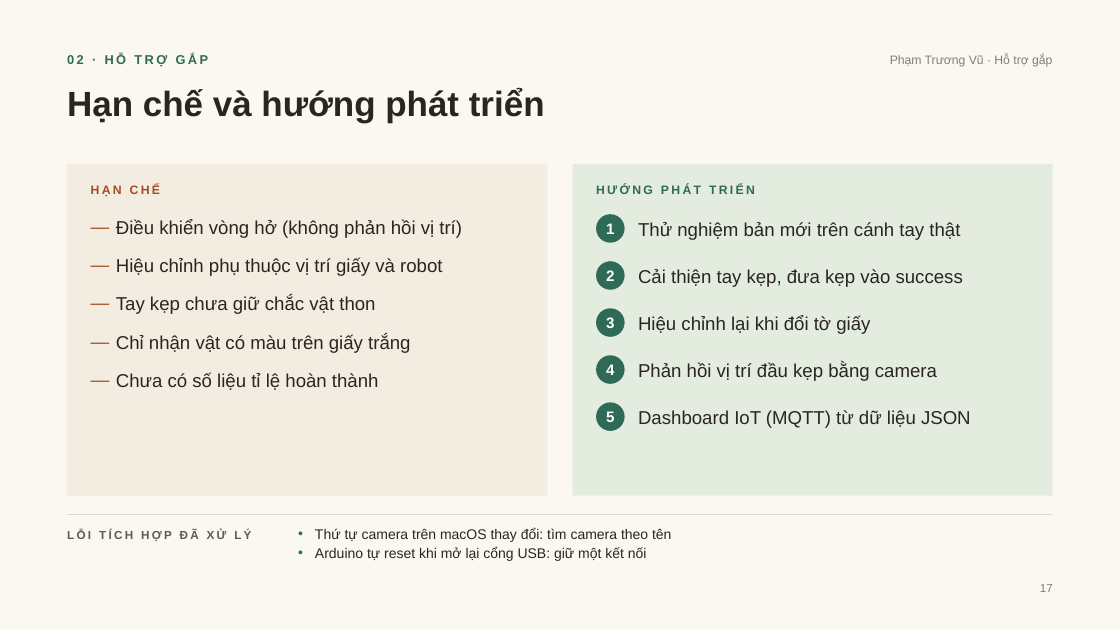
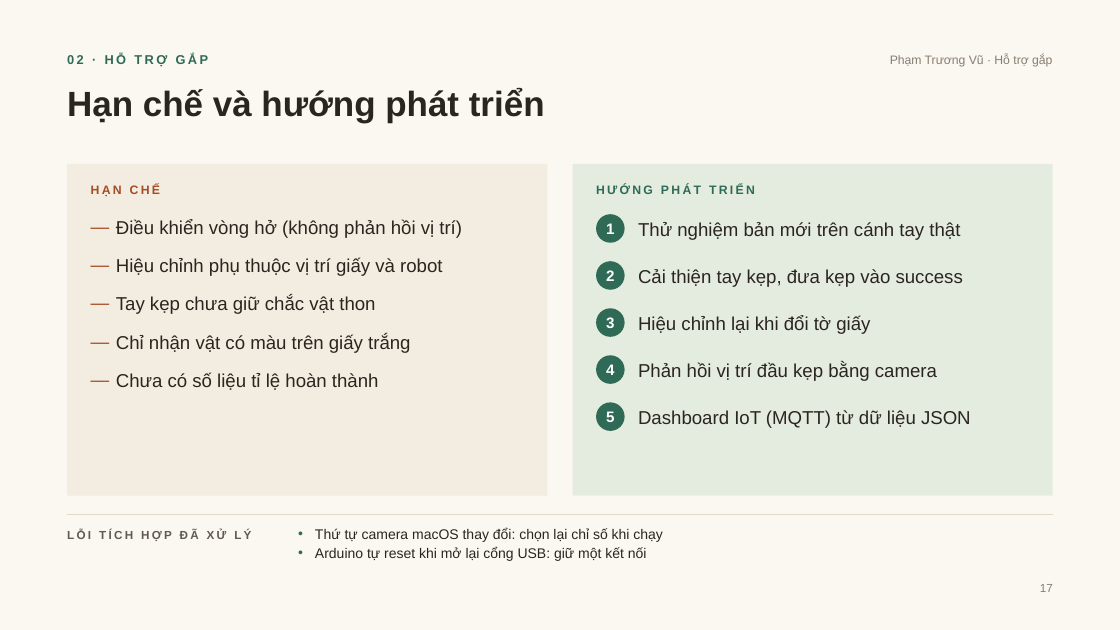
Before and after one commit to DuongNAD/Project_IoT, a slide deck: slide 17 of slides/Project_IoT_ThuyetTrinh.pptx. Drawn at 1120x630 pixels with LibreOffice and Linux fonts; fonts in the diff are those of the drawing. Boxes give left, top, right and bottom in pixels: in the first picture for what was removed or moved away, otherwise in the second. Text is boxed around its words. In the diff, an @@ line names an element or a change of style, - is before the commit and + after.

```diff
--- a/slides/Project_IoT_ThuyetTrinh.pptx
+++ b/slides/Project_IoT_ThuyetTrinh.pptx
@@ text at box(315, 528, 663, 542): text changed @@
-• Thứ tự camera trên macOS thay đổi: tìm camera theo tên
+• Thứ tự camera macOS thay đổi: chọn lại chỉ số khi chạy
```
Also in this commit, not shown: 6 other slides changed, 49 other files.
